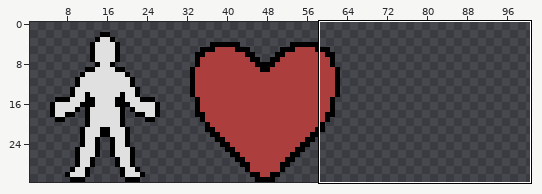
Two versions of one sprite sheet, Platform_OpenGL/Content/Tiles/symbols_32.png. Above, an overview of the earlier version with the close-up marked.
Close-up. Before the commit:
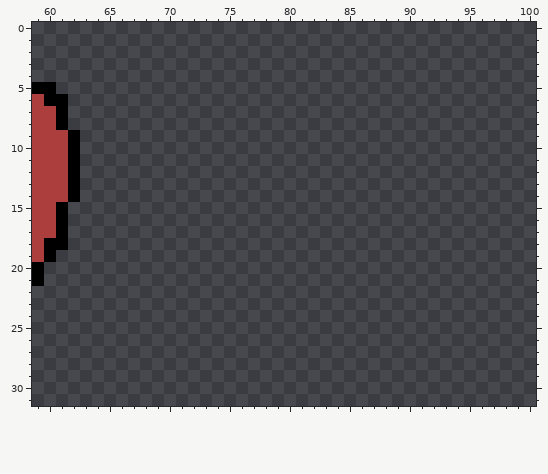
The file is 128x32 pixels. Shown: x 59..100, y 0..31. The wide view leaves out empty margins.
Once edited:
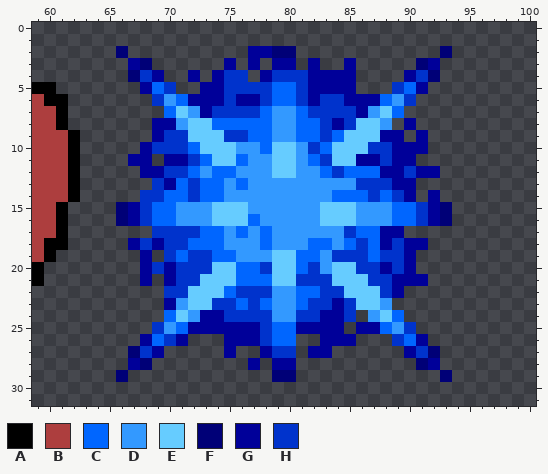
Palette (. is transparent): A #000000  B #ad3e3e  C #0066ff  D #3399ff  E #66ccff  F #000077  G #000099  H #0033cc
The exact change:
y 2: x 66 . -> F; x 77..80 .... -> GGFF; x 93 . -> F
y 3: x 67..68 .. -> GF; x 75 . -> G; x 77 . -> G; x 79..80 .. -> GG; x 82 . -> G; x 85 . -> G; x 91..92 .. -> FG
y 4: x 67..69 ... -> FHG; x 72 . -> G; x 74..76 ... -> GHH; x 78..85 ........ -> GHHHGGGG; x 90..92 ... -> GHF
y 5: x 68..70 ... -> GCH; x 73..85 ............. -> GGHHHHCCHGGGG; x 89..91 ... -> HCG
y 6: x 69..90 ...................... -> HDCGGGHGGHCCHGHHGGGCDH
y 7: x 70..89 .................... -> CEDGHHHHCDDCHHHHGDEC
y 8: x 69..88 .................... -> GGDEECCCCCDDCCHGHEED; x 90 . -> G
y 9: x 69..89 ..................... -> GHHEEEHHCCDDCCHCEEEGG; x 91 . -> G
y 10: x 68..91 ........................ -> GHHHCEEEDDCEEDHCEEEHHGGG
y 11: x 67..68 .. -> GG; x 70..90 ..................... -> GGHCEECDDEEDCHEEGGHGG
y 12: x 68..92 ......................... -> GGHHCDCCDDDEEDDCHCCCGGHGG
y 13: x 69..90 ...................... -> HGCHCCDCDDDDDDDDDHHHGG
y 14: x 68..90 ....................... -> HHCCHCCDDDDDDDDDCCCHCHG; x 92 . -> G
y 15: x 66..93 ............................ -> FGHCCDDDEEEDDDDDDEEEDDDCCHGF
y 16: x 66..93 ............................ -> FGHCCDDDEEECDDDDDEEEDDDCCHGF
y 17: x 69..89 ..................... -> HHHHCCDCDCDDDDDDHCCGG
y 18: x 67..91 ......................... -> GHGHHCCCDDDCDDDCCDCHCGHGG
y 19: x 68 . -> G; x 70..90 ..................... -> HCHHCCDDDEECCDHHHCHHG
y 20: x 68..90 ....................... -> GHGHHHEECCHEECHDEEHHGHG
y 21: x 68 . -> G; x 70..91 ...................... -> GHHEEECCCEEHHHEEEHHGGG
y 22: x 70..89 .................... -> HHEEECHHHDDCCHHEEEHG
y 23: x 70..88 ................... -> GDEEHHCHCDDCHHGHEED
y 24: x 70..85 ................ -> CEDGGHHHHDDHHGGH; x 87..89 ... -> DEC
y 25: x 69..84 ................ -> HDCGGGGGGHCCGGGG; x 86..90 ..... -> GGCDH
y 26: x 68..71 .... -> GCHG; x 75..80 ...... -> GGGHCC; x 83..85 ... -> GGG; x 89..91 ... -> HCG
y 27: x 67..69 ... -> FHG; x 75 . -> G; x 78..80 ... -> GHH; x 82..83 .. -> GG; x 90..92 ... -> GHF
y 28: x 67..68 .. -> GF; x 77 . -> G; x 79..80 .. -> GG; x 91..92 .. -> FG
y 29: x 66 . -> F; x 79..80 .. -> FF; x 93 . -> F
